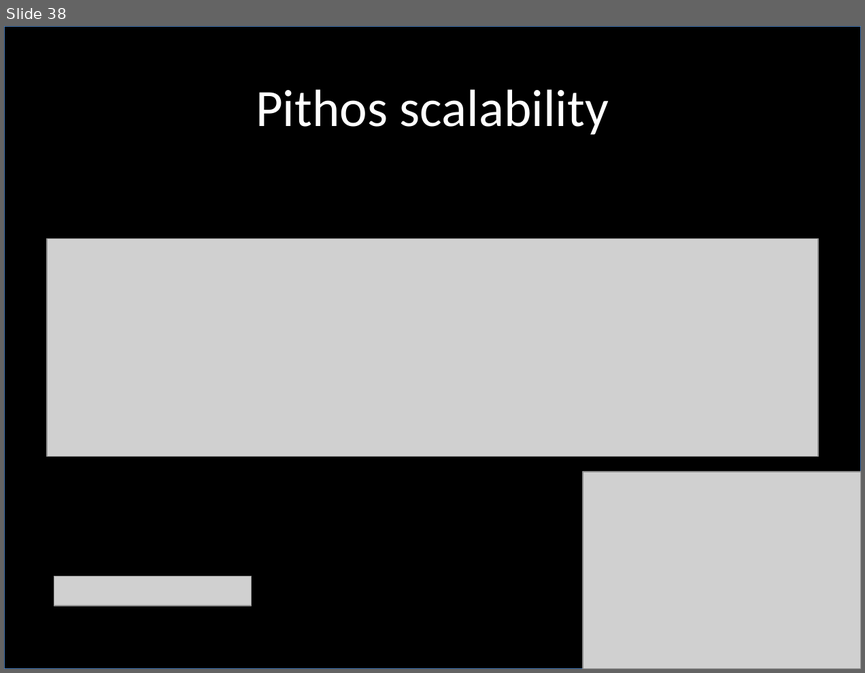
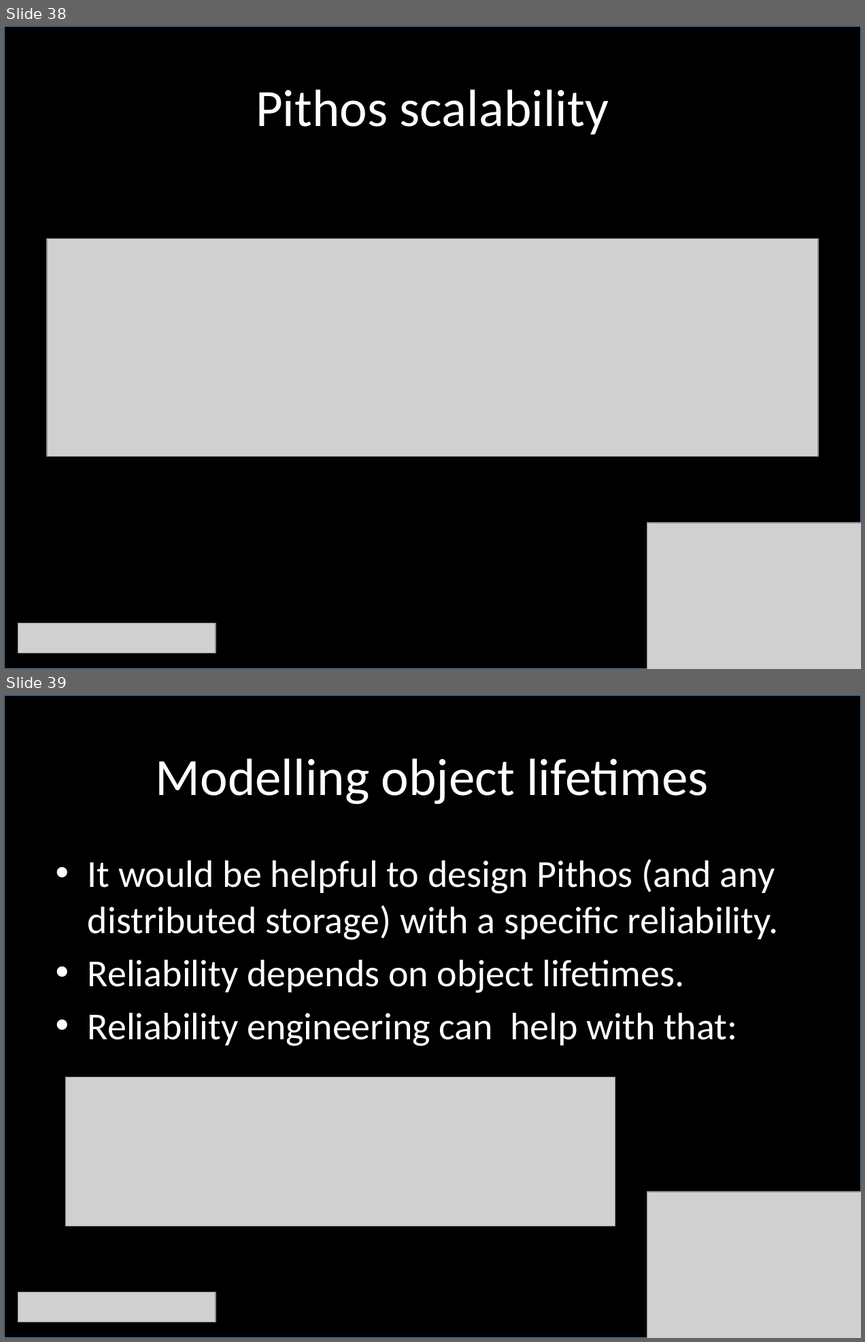
Before and after one commit to jsgilmore/pithos, a slide deck: thesis/phd_talk/PhD_talk.pptx. Shown one above the other, each under a label of ours: slide 38 before the commit, slides 38 and 39 after it. The pictures are 865x673 and 865x1342 pixels, drawn with LibreOffice and Linux fonts; fonts in the diff are those of the drawing; grey boxes stand for pictures. Boxes give left, top, right and bottom in pixels: in the first picture for what was removed or moved away, otherwise in the second. Text is boxed around its words. In the diff, an @@ line names an element or a change of style, - is before the commit and + after.

```diff
--- a/thesis/phd_talk/PhD_talk.pptx
+++ b/thesis/phd_talk/PhD_talk.pptx
@@ slide 39 added at [4,695,861,1338], background #FFFFFF @@
@@ rectangle added at [4,695,861,1338], fill #000000, outline #4A7EBB 0.75 pt @@
@@ title added at [156,758,708,804], 44 pt, text #FFFFFF @@
+Modelling object lifetimes
@@ text added at [88,859,779,1046], 32 pt, text #FFFFFF @@
+• It would be helpful to design Pithos (and any distributed storage) with a specific reliability.
+• Reliability depends on object lifetimes.
+• Reliability engineering can help with that:
@@ picture added at [66,1077,616,1226] @@
@@ picture added at [647,1191,861,1338] @@
@@ picture added at [18,1292,215,1322] @@
@@ slide 38 changed as well @@
@@ picture: place and size @@
-picture at [582,471,861,669]
+picture at [647,522,861,669]
@@ picture: place and size @@
-picture at [54,576,251,606]
+picture at [18,623,215,653]
```
Also in this commit, not shown: 36 other slides changed, 7 other slides added.
